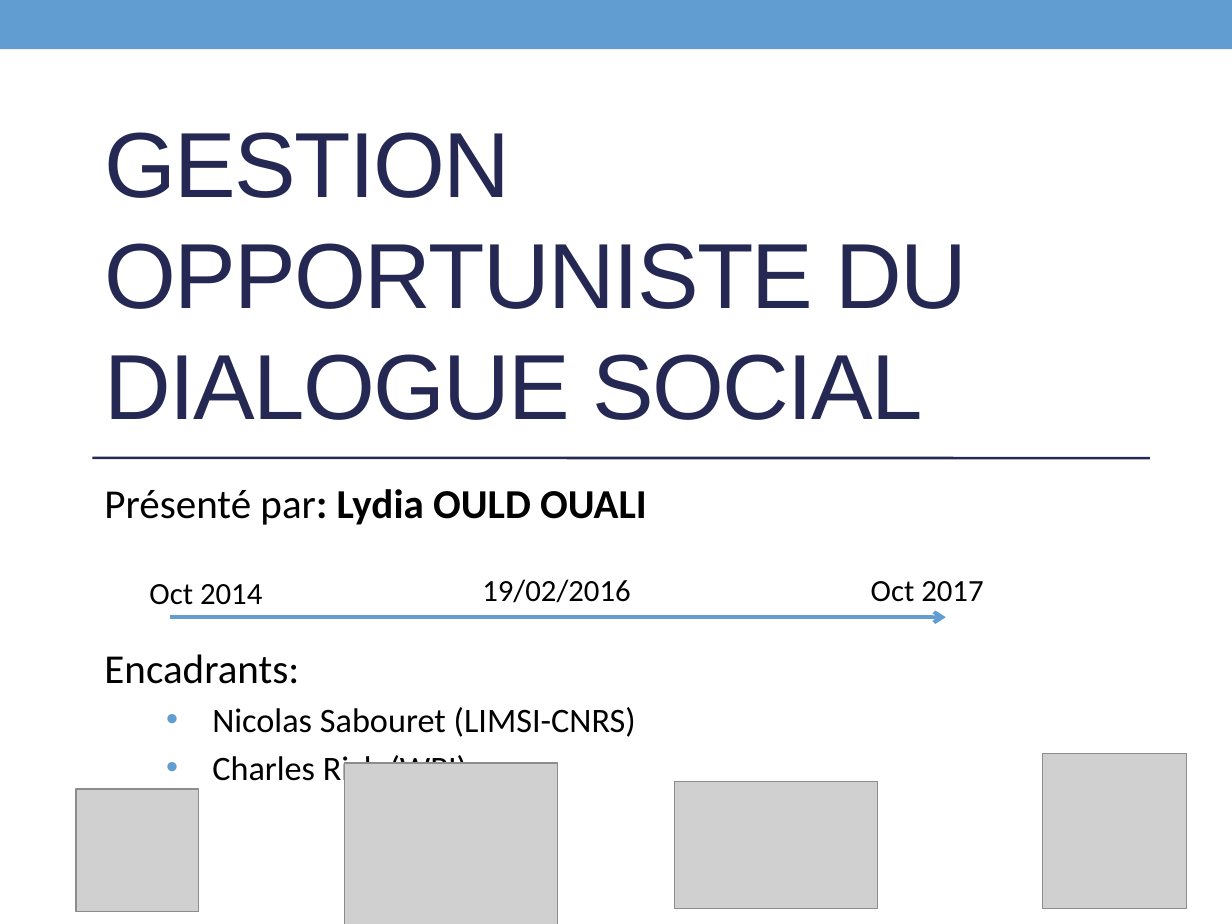
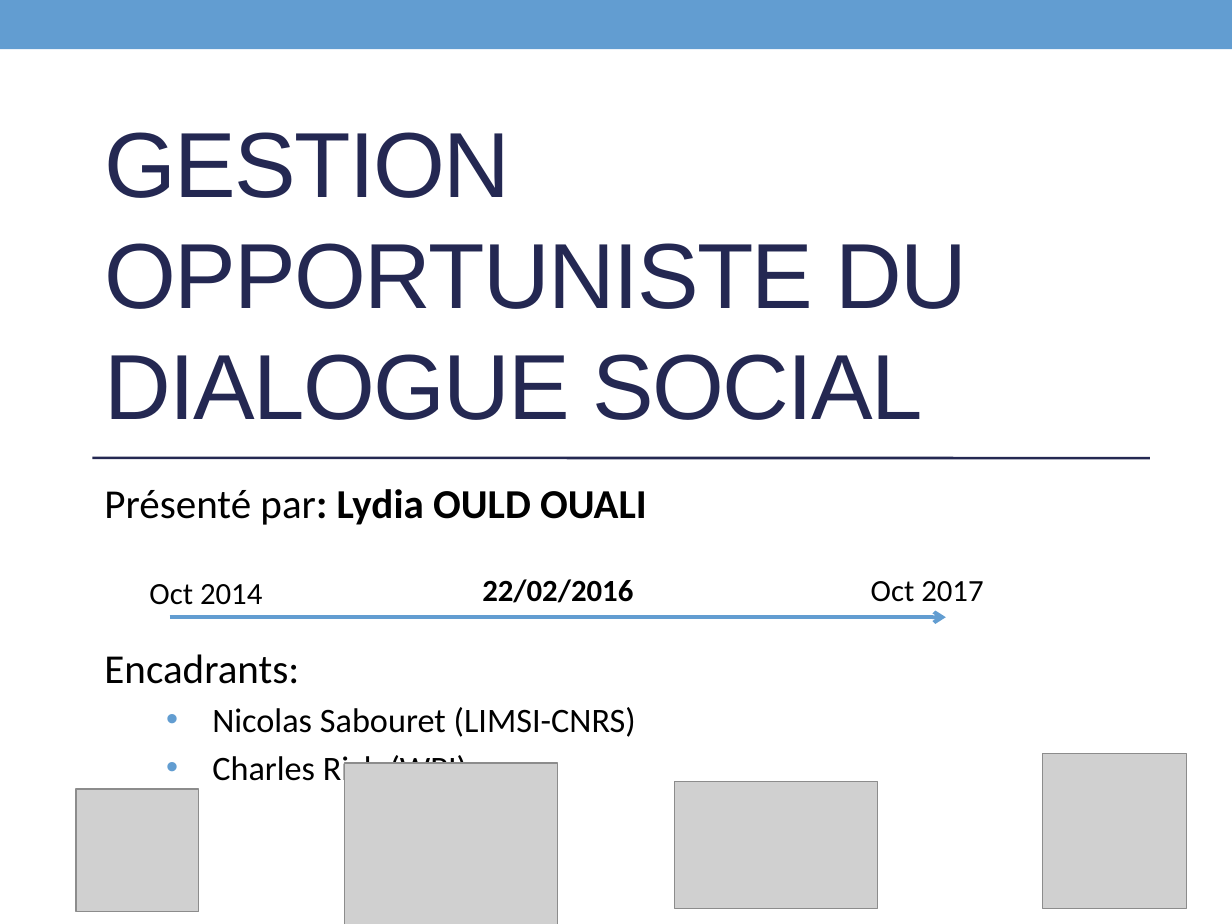
Before and after one commit to Olydia/Discolog, a slide deck: slide 1 of papers/Presentations/CPU_Presentation.pptx. Drawn at 1232x924 pixels with LibreOffice and Linux fonts; fonts in the diff are those of the drawing; grey boxes stand for pictures. Boxes give left, top, right and bottom in pixels: in the first picture for what was removed or moved away, otherwise in the second. Text is boxed around its words. In the diff, an @@ line names an element or a change of style, - is before the commit and + after.

```diff
--- a/papers/Presentations/CPU_Presentation.pptx
+++ b/papers/Presentations/CPU_Presentation.pptx
@@ text at [482, 579, 633, 603]: text changed; bold on @@
-19/02/2016
+22/02/2016
```
Also in this commit, not shown: 6 other slides changed, 2 other files.
